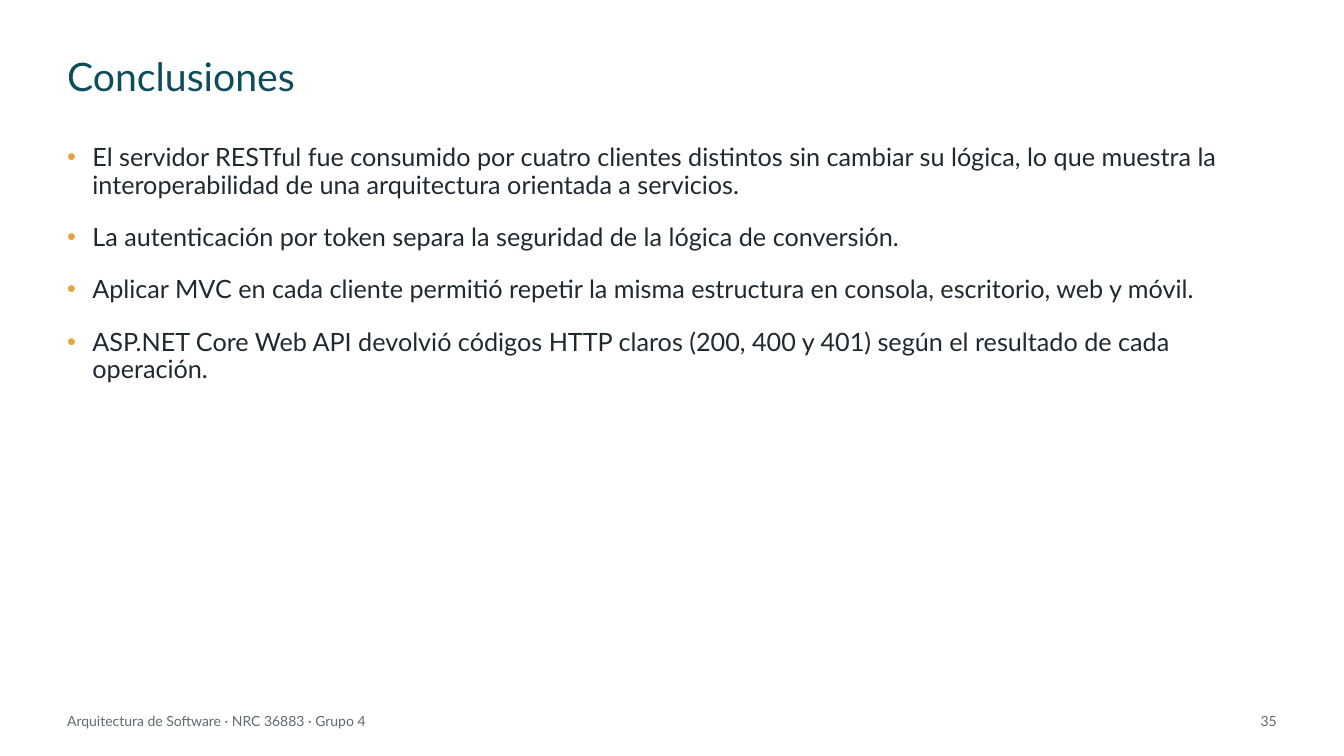
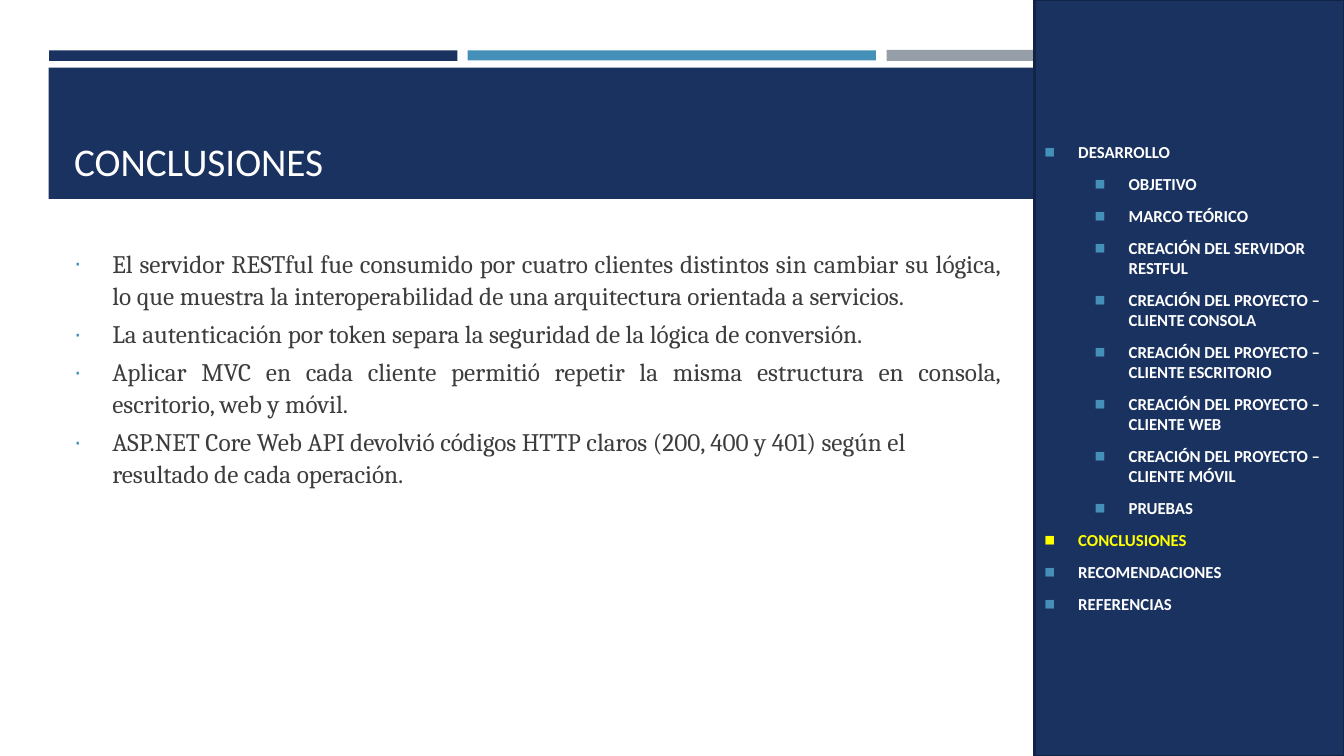
Before and after one commit to IMarcusDev/TI.1.4.-PAO202651_RESTFUL_DOTNET_SINBDD_NRC_36883_GR04, a slide deck: slide 28 of 05. DOCUMENTACION/PRESENTACION TI.1.4. RESTFUL sin BDD en DOTNET GR4.pptx (slide 35 before the commit). Drawn at 1344x756 pixels with LibreOffice and Linux fonts; fonts in the diff are those of the drawing. Boxes give left, top, right and bottom in pixels: in the first picture for what was removed or moved away, otherwise in the second. Text is boxed around its words. In the diff, an @@ line names an element or a change of style, - is before the commit and + after.

```diff
--- a/05. DOCUMENTACION/PRESENTACION TI.1.4. RESTFUL sin BDD en DOTNET GR4.pptx
+++ b/05. DOCUMENTACION/PRESENTACION TI.1.4. RESTFUL sin BDD en DOTNET GR4.pptx
@@ rectangle added at <box>1034,0,1344,756</box>, fill #1A3260, outline #122446 1.75 pt, 12 pt, text #FFFFFF, bold @@
+◼ DESARROLLO
+  ◼ OBJETIVO
+  ◼ MARCO TEÓRICO
+  ◼ CREACIÓN DEL SERVIDOR RESTFUL
+  ◼ CREACIÓN DEL PROYECTO – CLIENTE CONSOLA
+  ◼ CREACIÓN DEL PROYECTO – CLIENTE ESCRITORIO
+  ◼ CREACIÓN DEL PROYECTO – CLIENTE WEB
+  ◼ CREACIÓN DEL PROYECTO – CLIENTE MÓVIL
+  ◼ PRUEBAS
+◼ CONCLUSIONES
+◼ RECOMENDACIONES
+◼ REFERENCIAS
@@ rectangle added at <box>49,50,458,60</box>, fill #1A3260 @@
@@ rectangle added at <box>468,50,876,60</box>, fill #4590B8 @@
@@ rectangle added at <box>886,50,1295,62</box>, fill #969FA7 @@
@@ rectangle added at <box>48,68,1296,199</box>, fill #1A3260 @@
@@ title "CONCLUSIONES" at <box>74,150,323,177</box>: vertical alignment middle to bottom @@
@@ title at <box>74,150,323,177</box>: text changed; font Lato to Calibri; text colour #0E4D5C to #FFFFFF @@
-Conclusiones
+CONCLUSIONES
@@ text "El servidor RESTful fue consumido ...": place and size @@
-text "El servidor RESTful fue consumido ..." at <box>92,147,1216,383</box>
+text "El servidor RESTful fue consumido ..." at <box>112,255,1001,489</box>
@@ text "El servidor RESTful fue consumido ..." at <box>112,255,1001,489</box>: font Lato to Cambria, text colour #1F2A30 to #3D3D3D; alignment left to justified; bullet • to ∙; line spacing 0.9 to 1.07; less space between paragraphs; bullet colour #E8A33D to #4590B8 @@
@@ text removed at <box>67,715,366,729</box> @@
-Arquitectura de Software · NRC 36883 · Grupo 4
@@ page number removed at <box>1261,716,1277,726</box> @@
-35
```
Also in this commit, not shown: 23 other slides changed, 6 slides added, 14 slides removed.
